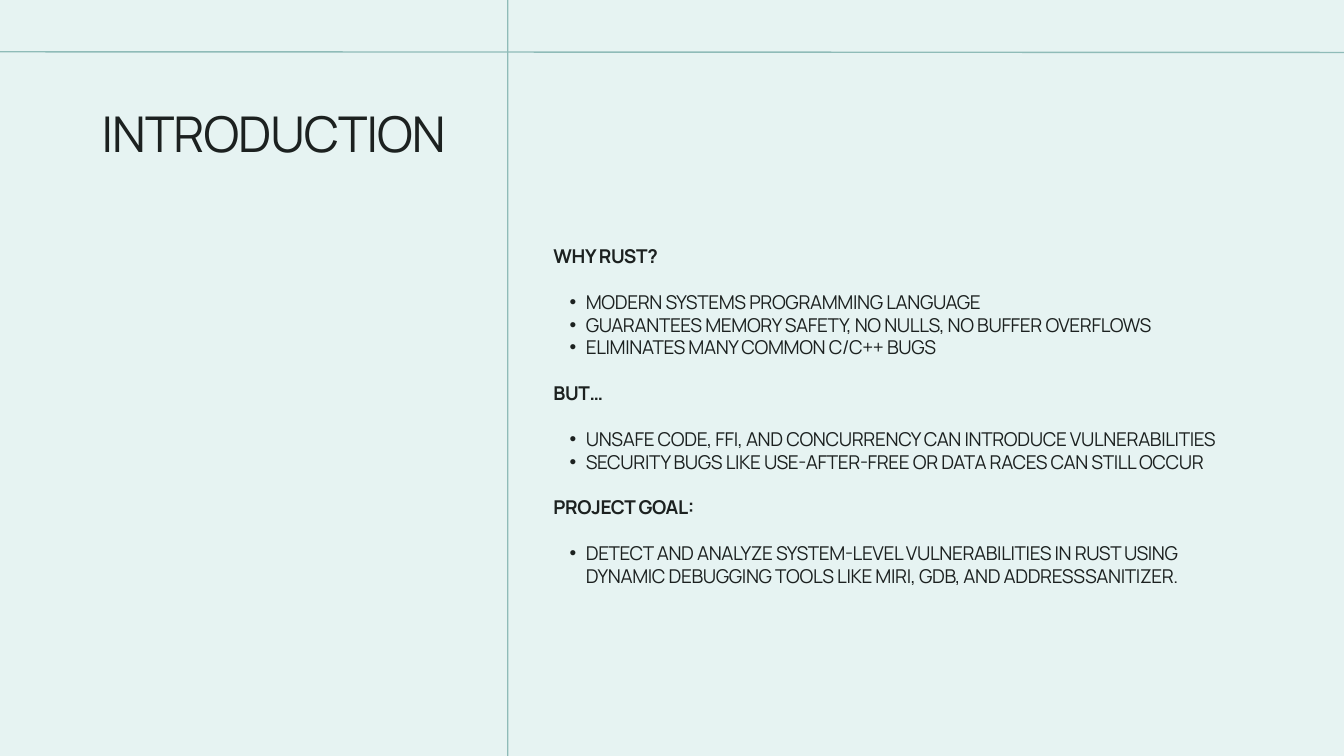
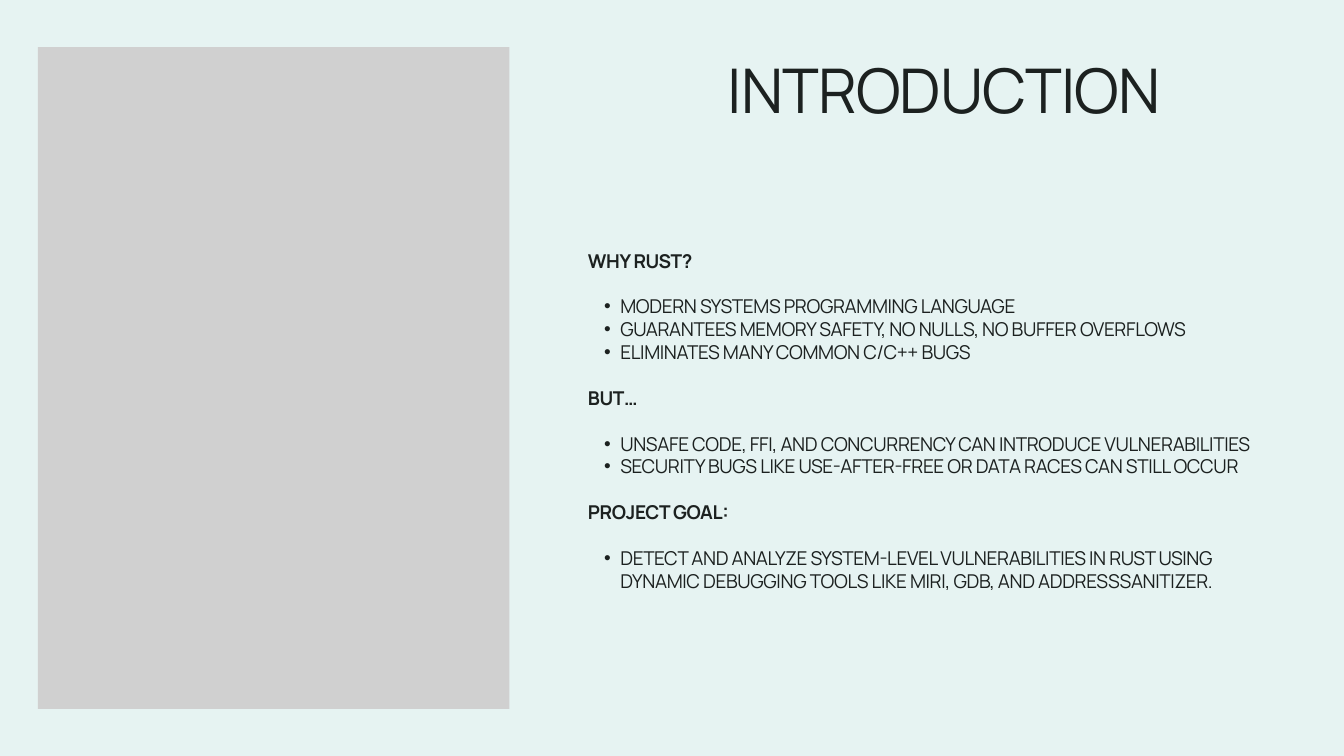
Before and after one commit to viseshb/Rust-System-Programming-Vulnerabilities-Detection-Using-Dynamic-Debugging, a slide deck: slide 3 of Operating Systems_Project.pptx. Drawn at 1344x756 pixels with LibreOffice and Linux fonts; fonts in the diff are those of the drawing; grey boxes stand for pictures; background and template pictures are left out. Boxes give left, top, right and bottom in pixels: in the first picture for what was removed or moved away, otherwise in the second. Text is boxed around its words. In the diff, an @@ line names an element or a change of style, - is before the commit and + after.

```diff
--- a/Operating Systems_Project.pptx
+++ b/Operating Systems_Project.pptx
@@ line removed from (508, 756) to (508, 0) @@
@@ line removed from (0, 52) to (1344, 52) @@
@@ picture added at (x1=38, y1=47, x2=509, y2=709) @@
@@ text "INTRODUCTION" moved from (x1=102, y1=115, x2=446, y2=153) to (x1=728, y1=67, x2=1160, y2=114) @@
@@ text "INTRODUCTION" at (x1=728, y1=67, x2=1160, y2=114): size 52.9 to 66 pt @@
@@ text "WHY RUST?" moved from (x1=553, y1=249, x2=1216, y2=585) to (x1=588, y1=254, x2=1250, y2=590) @@
```
Also in this commit, not shown: 2 other slides changed, 1 slide added, 3 other files.
